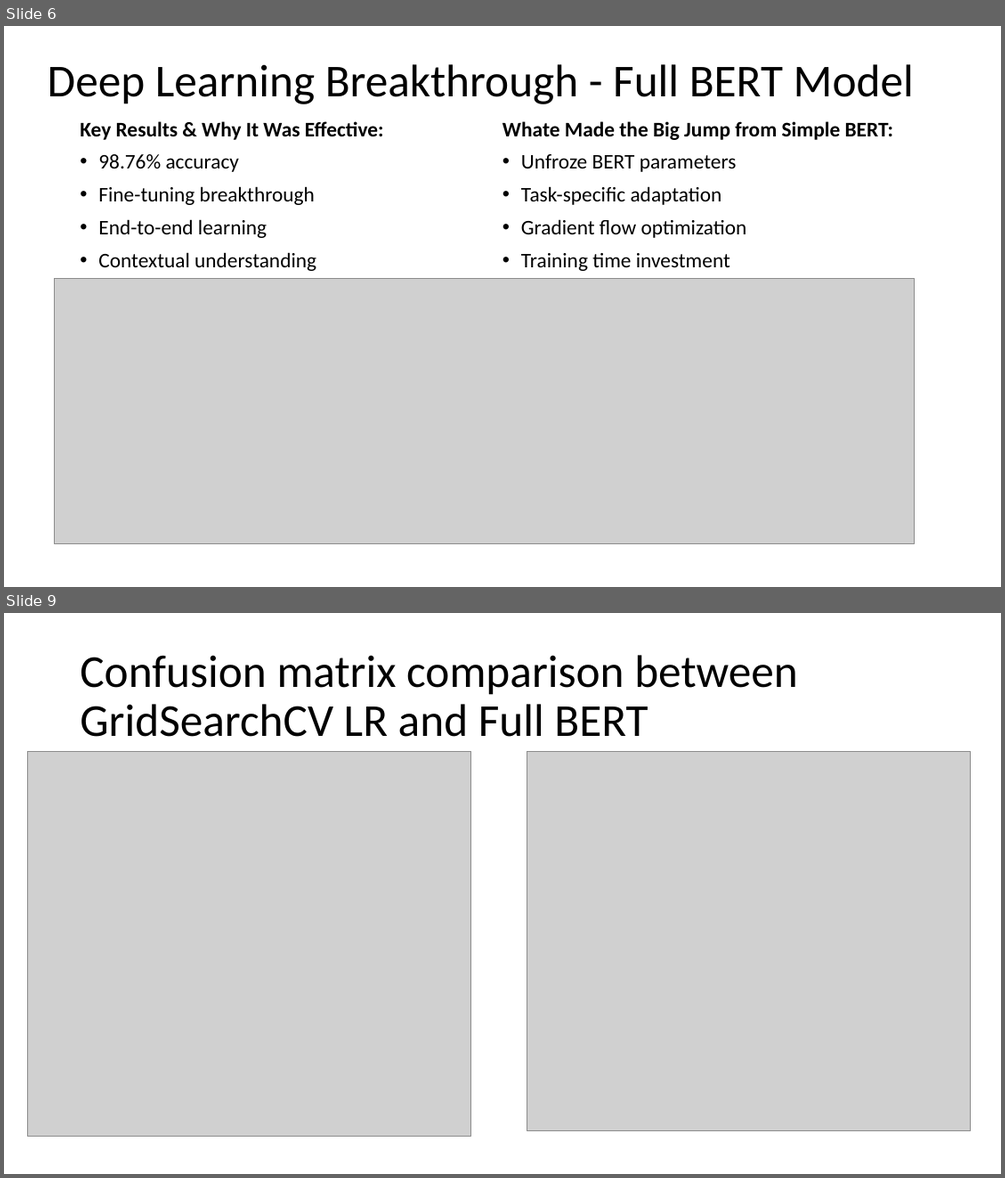
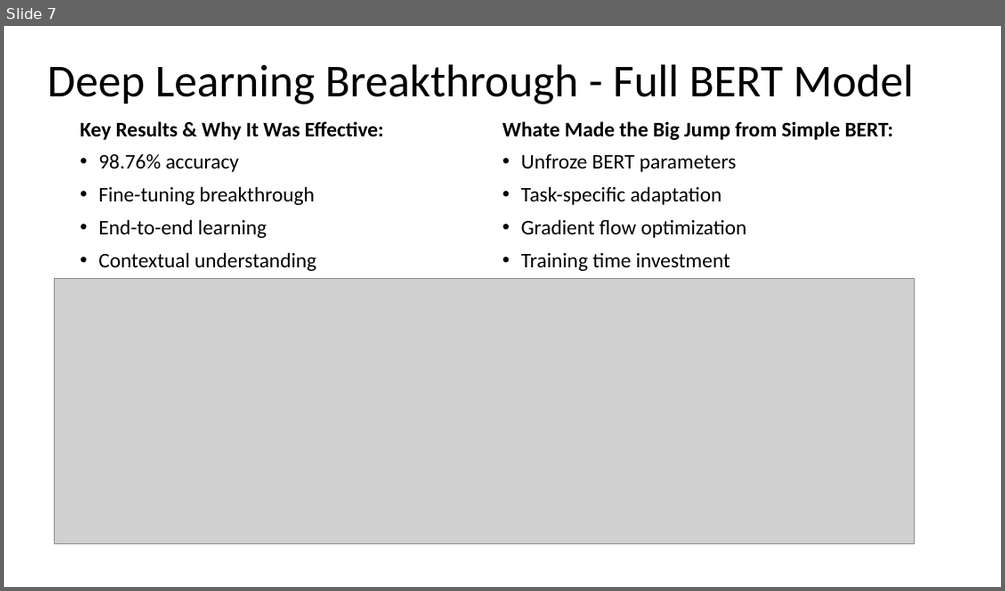
Before and after one commit to JeanDenisD/project-nlp-challenge, a slide deck: g2_presentation.pptx. Shown one above the other, each under a label of ours: slides 6 and 9 before the commit, slide 7 after it; the slides between them are not shown. The pictures are 1005x1178 and 1005x591 pixels, drawn with LibreOffice and Linux fonts; fonts in the diff are those of the drawing; grey boxes stand for pictures. Boxes give left, top, right and bottom in pixels: in the first picture for what was removed or moved away, otherwise in the second. Text is boxed around its words. In the diff, an @@ line names an element or a change of style, - is before the commit and + after.

```diff
--- a/g2_presentation.pptx
+++ b/g2_presentation.pptx
@@ slide 9 removed at box(4, 613, 1001, 1174), background #FFFFFF @@
@@ title removed at box(80, 655, 798, 737) @@
-Confusion matrix comparison between GridSearchCV LR and Full BERT
@@ picture removed at box(28, 751, 471, 1135) @@
@@ picture removed at box(527, 751, 971, 1130) @@
@@ what was slide 6 is now slide 7 @@
```
Also in this commit, not shown: 6 slides changed, 1 slide added, 2 other slides removed.
